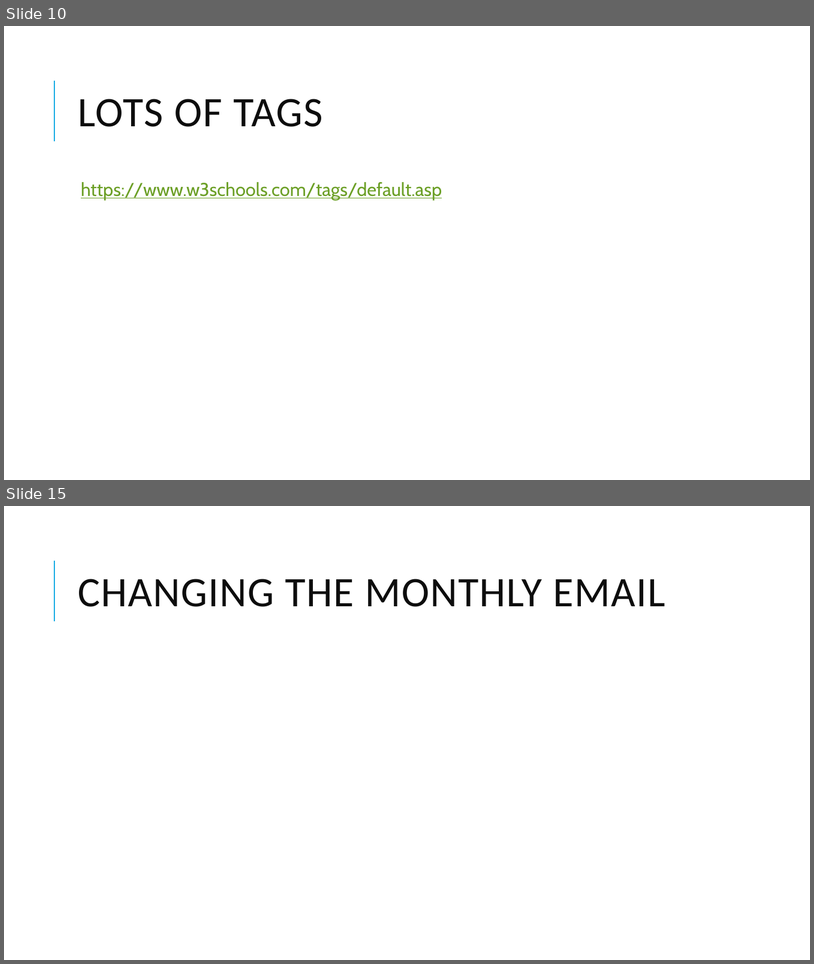
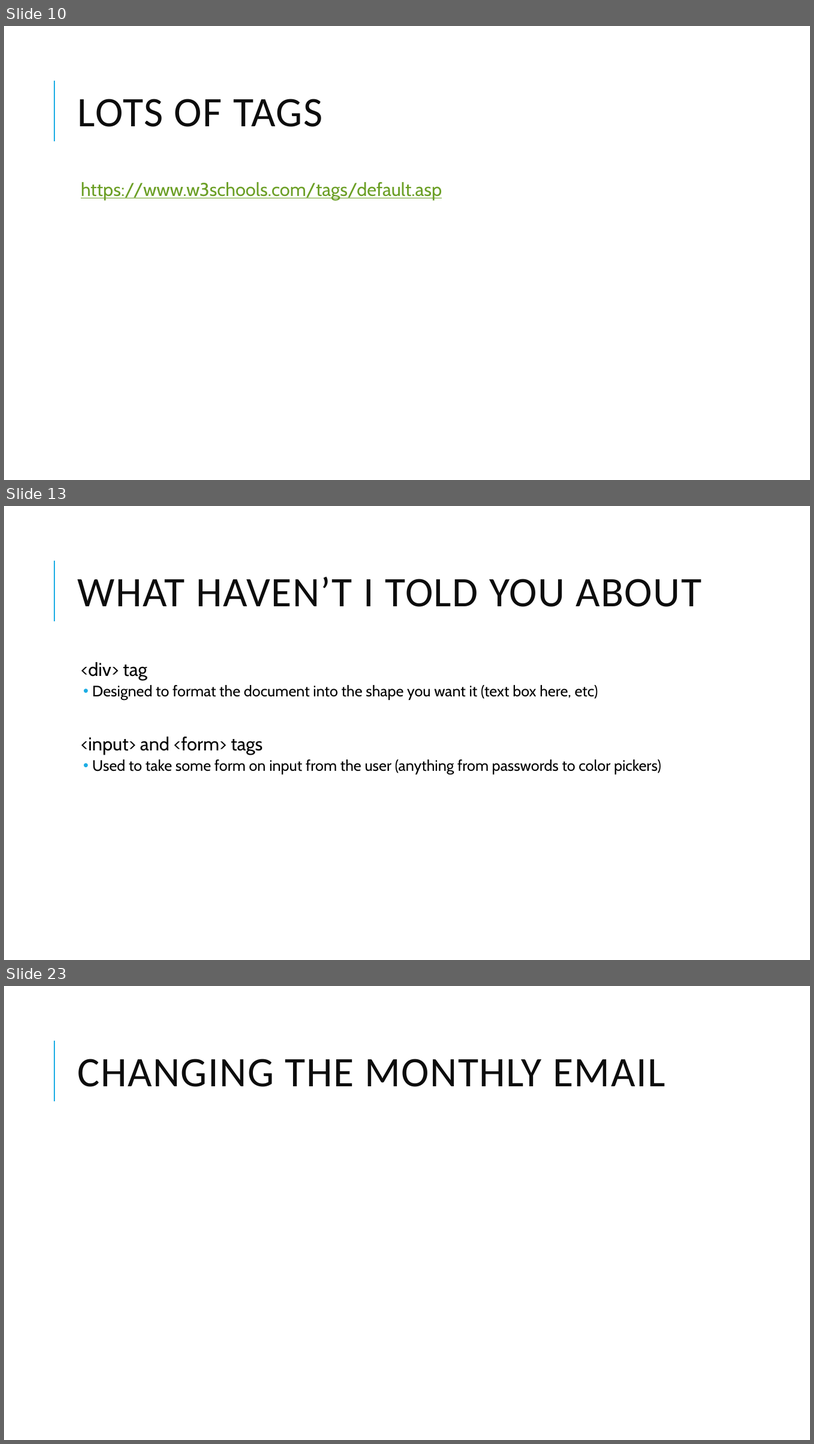
Before and after one commit to Will-Guthrie/HTML-Presentation, a slide deck: HTML and CSS.pptx. Shown one above the other, each under a label of ours: slides 10 and 15 before the commit, slides 10, 13 and 23 after it; the slides between them are not shown. The pictures are 814x964 and 814x1444 pixels, drawn with LibreOffice and Linux fonts; fonts in the diff are those of the drawing. Boxes give left, top, right and bottom in pixels: in the first picture for what was removed or moved away, otherwise in the second. Text is boxed around its words. In the diff, an @@ line names an element or a change of style, - is before the commit and + after.

```diff
--- a/HTML and CSS.pptx
+++ b/HTML and CSS.pptx
@@ slide 13 added at [4, 506, 810, 960], background #FFFFFF; not listed: 1 template element that a slide beside it also shows @@
@@ title added at [78, 577, 702, 607], 50 pt, text #0D0D0D @@
+WHAT HAVEN’T I TOLD YOU ABOUT
@@ text added at [81, 662, 662, 774], 18 pt, text #000000 @@
+  <div> tag
+  • Designed to format the document into the shape you want it (text box here, etc)
+  <input> and <form> tags
+  • Used to take some form on input from the user (anything from passwords to color pickers)
@@ what was slide 15 is now slide 23 @@
```
Also in this commit, not shown: 5 slides changed, 9 other slides added, 1 slide removed.
